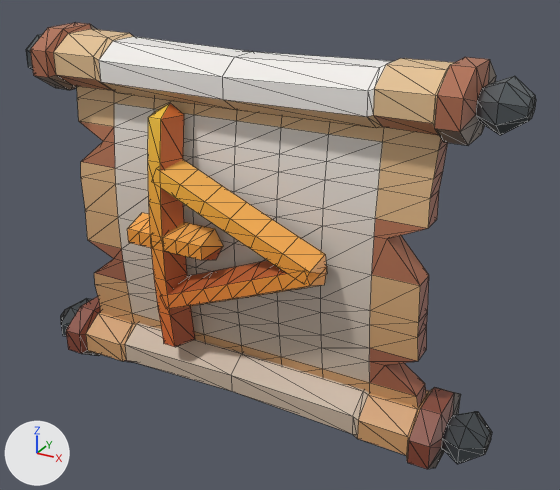
A saved change to the glTF model assets/custom-items/scrolls/scroll/scroll_orange_thurisaz.glb.
Rendered twice from a camera (50 mm lens) standing at (0.632, -1.024, 0.832) and looking at (0.056, 0.024, 0.307). Lighting does not change. The marker at lower left points along +X, +Y and +Z. The picture after the commit comes second. Mesh edges are drawn as thin lines. Vertices at exactly the same position are counted once.

The first picture shows 'model'.
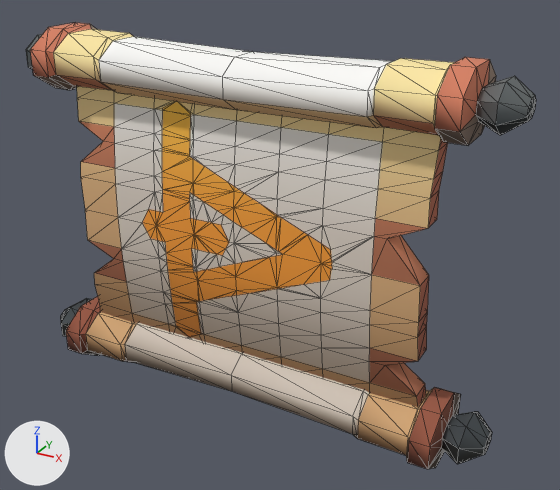
The change, as a diff of the scene's bpy script:
```diff
--- a/assets/custom-items/scrolls/scroll/scroll_orange_thurisaz.glb.py
+++ b/assets/custom-items/scrolls/scroll/scroll_orange_thurisaz.glb.py
@@ img_surface_palette @@
+img_surface_palette = load_image('surface_palette', '_unpacked/surface_palette', 256, 256, 'sRGB')
@@ mat_scroll_orange_thurisaz_1 @@
+mat_scroll_orange_thurisaz_1 = principled_material('scroll_orange_thurisaz_1')
+mat_scroll_orange_thurisaz_1.texture = img_surface_palette
+mat_scroll_orange_thurisaz_1.metallic = 0.35
+mat_scroll_orange_thurisaz_1.roughness = 0.6
@@ mat_scroll_orange_thurisaz_0 @@
+mat_scroll_orange_thurisaz_0 = principled_material('scroll_orange_thurisaz_0')
+mat_scroll_orange_thurisaz_0.texture = img_surface_palette
+mat_scroll_orange_thurisaz_0.roughness = 1.0
@@ me_model @@
 # used by ob_model
-me_model.from_pydata(...)  # 630 vertices, 1144 faces; spans x -0.44..0.44, y -0.09..0.09, z 0.0..0.64
+me_model.from_pydata(...)  # 646 vertices, 1280 faces; spans x -0.44..0.44, y -0.07..0.09, z 0.0..0.64
+# me_model part 1: the loose piece of 30 vertices spanning x -0.19..-0.01, y -0.09..-0.05, z 0.292..0.348 is deleted
+# me_model part 2: 90 vertices removed from x -0.142..0.178, y -0.09..-0.031, z 0.099..0.541; 136 vertices added at x -0.19..0.178, y -0.031..-0.013, z 0.099..0.541
+# me_model part 3: 871 faces spanning x -0.44..0.44, y -0.07..0.09, z 0.0..0.64 switch from mat_kaykit_palette (picture img_dungeon_texture) to mat_scroll_orange_thurisaz_0 (picture img_surface_palette)
+# me_model part 4: 48 faces spanning x -0.406..0.438, y -0.07..0.043, z 0.03..0.64 switch from mat_kaykit_palette (picture img_dungeon_texture) to mat_scroll_orange_thurisaz_1 (picture img_surface_palette)
```

What differs and where, as boxes (x1, y1, x2, y2) in the pictures (560 x 490 px; the box of a moved part takes in the faces that stretch with it):
part 1 of me_model, deleted (orange)
    before: (127, 213, 223, 260)
part 2 of me_model, moved or reshaped
    before: (148, 103, 327, 347)
    after: (118, 101, 374, 342)
part 3 of me_model, recoloured
    both: (30, 23, 536, 469)
part 4 of me_model, edited (looks the same)
    both: (26, 34, 535, 464)
